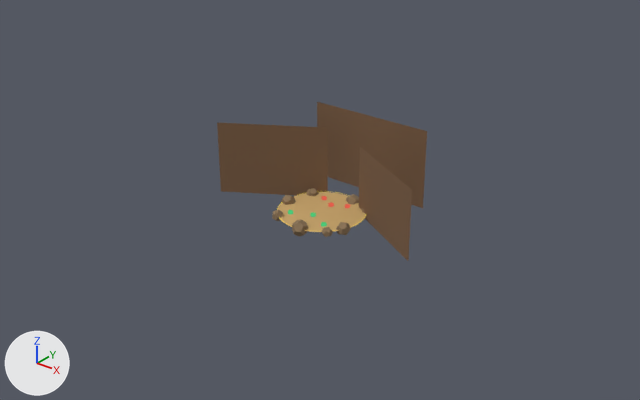
Two versions of the glTF model public/arena_blockout.glb, one commit apart.
The view is the same before and after, from a camera (50 mm lens) standing at (16.5, -20.73, 13.24) and looking at (0.21, -0.36, 0.61). Arrows for +X, +Y and +Z are at lower left; the lights stay in place. The first picture is the older version. Where no turn or scale is listed for an object, it has been applied to the vertices.

Objects in the first picture: 'BackdropWall0', 'BackdropWall1', 'BackdropWall2', 'Ground', 'RimRock0', 'RimRock1', 'RimRock2', 'RimRock3', 'RimRock4', 'RimRock5', 'RimRock6' and 1 more.
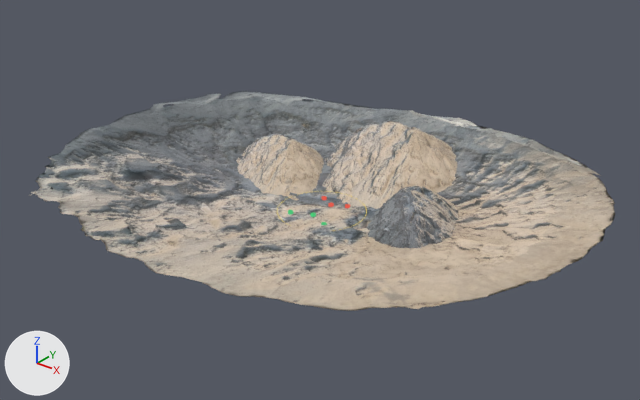
What differs and where, as boxes [x1, y1, x2, y2] in the pictures (640 x 400 px):
'3DModel_LowPoly.003', added: after [29, 91, 615, 311]
'3DModel_LowPoly.001', added: after [322, 121, 457, 209]
'BackdropWall0', deleted (brown): before [217, 123, 328, 195]
'BackdropWall2', deleted (brown): before [317, 102, 427, 208]
'3DModel_LowPoly.002', added: after [366, 185, 459, 249]
'3DModel_LowPoly', added: after [236, 134, 324, 200]
'BackdropWall1', deleted (brown): before [359, 147, 412, 261]
'Ground', deleted (orange): before [278, 192, 366, 232]
'RimRock2', deleted: before [292, 219, 308, 237]
'RimRock0', deleted: before [336, 222, 351, 235]
'RimRock4', deleted: before [281, 195, 296, 205]
'RimRock6', deleted: before [346, 194, 359, 205]
'RimRock3', deleted: before [272, 210, 283, 221]
'RimRock1', deleted: before [322, 227, 333, 237]
'RimRock5', deleted: before [306, 188, 319, 196]

What changed in the scene script:
```text
Add mat_3dmodel_lowpoly:
    mat_3dmodel_lowpoly = bpy.data.materials.new('3DModel_LowPoly')
    # uses the picture img_3dmodel_lowpoly
    # uses the picture img_normal
Remove ob_ground:
    ob_ground = bpy.data.objects.new('Ground', me_mesh_0)
Remove ob_backdropwall0:
    ob_backdropwall0 = bpy.data.objects.new('BackdropWall0', me_mesh_1)
Remove ob_backdropwall1:
    ob_backdropwall1 = bpy.data.objects.new('BackdropWall1', me_mesh_2)
Remove ob_backdropwall2:
    ob_backdropwall2 = bpy.data.objects.new('BackdropWall2', me_mesh_3)
Remove ob_rimrock0:
    ob_rimrock0 = bpy.data.objects.new('RimRock0', me_mesh_4)
Remove ob_rimrock1:
    ob_rimrock1 = bpy.data.objects.new('RimRock1', me_mesh_4)
Remove ob_rimrock2:
    ob_rimrock2 = bpy.data.objects.new('RimRock2', me_mesh_4)
Remove ob_rimrock3:
    ob_rimrock3 = bpy.data.objects.new('RimRock3', me_mesh_4)
Remove ob_rimrock4:
    ob_rimrock4 = bpy.data.objects.new('RimRock4', me_mesh_4)
Remove ob_rimrock5:
    ob_rimrock5 = bpy.data.objects.new('RimRock5', me_mesh_4)
Remove ob_rimrock6:
    ob_rimrock6 = bpy.data.objects.new('RimRock6', me_mesh_4)
Add ob_3dmodel_lowpoly_003:
    ob_3dmodel_lowpoly_003 = bpy.data.objects.new('3DModel_LowPoly.003', me_3dmodel_lowpoly)  # 5854 vertices, 11210 faces; spans x -2.06..2.48, y -0.16..1.41, z -1.79..1.82
    ob_3dmodel_lowpoly_003.parent = ob_sand_dune_007
    ob_3dmodel_lowpoly_003.location = (0.0, 0.0, 0.0)
    ob_3dmodel_lowpoly_003.rotation_euler = (1.484, 0.0, 0.0)  # degrees (85, 0, 0)
    ob_3dmodel_lowpoly_003.scale = (0.417, 0.417, 0.417)
Add ob_sand_dune_007:
    ob_sand_dune_007 = bpy.data.objects.new('Sand Dune.007', None)
    ob_sand_dune_007.parent = ob_sand_dune_006
    ob_sand_dune_007.location = (-1.587, -2.171, 0.0)
    ob_sand_dune_007.scale = (2.64, 2.64, 2.64)
Add ob_sand_dune_006:
    ob_sand_dune_006 = bpy.data.objects.new('Sand Dune.006', None)
    ob_sand_dune_006.location = (1.876, 8.874, 1.418)
    ob_sand_dune_006.rotation_euler = (0.0, 0.0, -2.777)  # degrees (0, 0, -159)
    ob_sand_dune_006.scale = (-3.71, -3.71, -1.13)
Add ob_3dmodel_lowpoly_002:
    ob_3dmodel_lowpoly_002 = bpy.data.objects.new('3DModel_LowPoly.002', me_3dmodel_lowpoly)  # 5854 vertices, 11210 faces; spans x -2.06..2.48, y -0.16..1.41, z -1.79..1.82
    ob_3dmodel_lowpoly_002.parent = ob_sand_dune_005
    ob_3dmodel_lowpoly_002.location = (0.0, 0.0, 0.0)
    ob_3dmodel_lowpoly_002.rotation_euler = (1.484, 0.0, 0.0)  # degrees (85, 0, 0)
    ob_3dmodel_lowpoly_002.scale = (0.417, 0.417, 0.417)
Add ob_sand_dune_005:
    ob_sand_dune_005 = bpy.data.objects.new('Sand Dune.005', None)
    ob_sand_dune_005.parent = ob_sand_dune_004
    ob_sand_dune_005.location = (-1.587, -2.171, 0.0)
    ob_sand_dune_005.scale = (2.64, 2.64, 2.64)
Add ob_sand_dune_004:
    ob_sand_dune_004 = bpy.data.objects.new('Sand Dune.004', None)
    ob_sand_dune_004.location = (0.556, 0.901, -0.36)
    ob_sand_dune_004.rotation_euler = (0.0, 0.0, 2.281)  # degrees (0, 0, 131)
Add ob_3dmodel_lowpoly_001:
    ob_3dmodel_lowpoly_001 = bpy.data.objects.new('3DModel_LowPoly.001', me_3dmodel_lowpoly)  # 5854 vertices, 11210 faces; spans x -2.06..2.48, y -0.16..1.41, z -1.79..1.82
    ob_3dmodel_lowpoly_001.parent = ob_sand_dune_003
    ob_3dmodel_lowpoly_001.location = (0.0, 0.0, 0.0)
    ob_3dmodel_lowpoly_001.rotation_euler = (1.484, 0.0, 0.0)  # degrees (85, 0, 0)
    ob_3dmodel_lowpoly_001.scale = (0.417, 0.417, 0.417)
Add ob_sand_dune_003:
    ob_sand_dune_003 = bpy.data.objects.new('Sand Dune.003', None)
    ob_sand_dune_003.parent = ob_sand_dune_002
    ob_sand_dune_003.location = (-1.587, -2.171, 0.0)
    ob_sand_dune_003.scale = (2.64, 2.64, 2.64)
Add ob_sand_dune_002:
    ob_sand_dune_002 = bpy.data.objects.new('Sand Dune.002', None)
    ob_sand_dune_002.location = (0.864, 7.519, -0.344)
    ob_sand_dune_002.rotation_euler = (0.0, 0.0, 0.365)  # degrees (0, 0, 21)
    ob_sand_dune_002.scale = (1.45, 1.45, 1.45)
Add ob_3dmodel_lowpoly:
    ob_3dmodel_lowpoly = bpy.data.objects.new('3DModel_LowPoly', me_3dmodel_lowpoly)  # 5854 vertices, 11210 faces; spans x -2.06..2.48, y -0.16..1.41, z -1.79..1.82
    ob_3dmodel_lowpoly.parent = ob_sand_dune
    ob_3dmodel_lowpoly.location = (0.0, 0.0, 0.0)
    ob_3dmodel_lowpoly.rotation_euler = (1.484, 0.0, 0.0)  # degrees (85, 0, 0)
    ob_3dmodel_lowpoly.scale = (0.417, 0.417, 0.417)
Add ob_sand_dune:
    ob_sand_dune = bpy.data.objects.new('Sand Dune', None)
    ob_sand_dune.parent = ob_sand_dune_001
    ob_sand_dune.location = (-1.587, -2.171, 0.0)
    ob_sand_dune.scale = (2.64, 2.64, 2.64)
Add ob_sand_dune_001:
    ob_sand_dune_001 = bpy.data.objects.new('Sand Dune.001', None)
    ob_sand_dune_001.location = (-2.894, 4.199, -0.303)
    ob_sand_dune_001.rotation_euler = (0.0, 0.0, 0.365)  # degrees (0, 0, 21)
```
